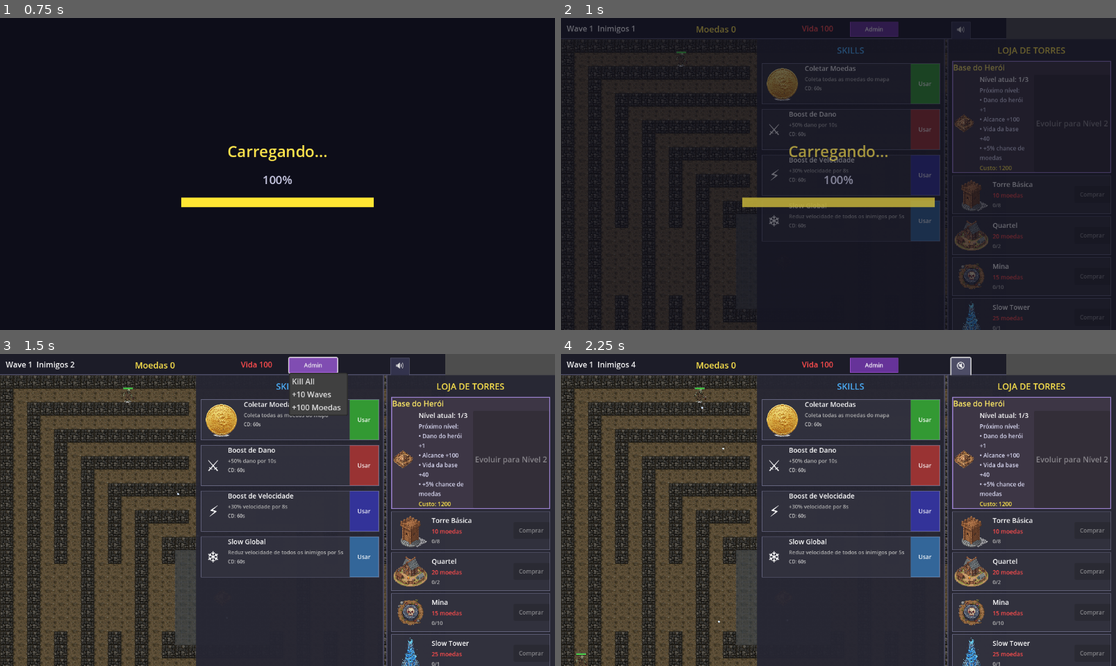
Above: before the commit, frames 1-4 (two rows, left to right).
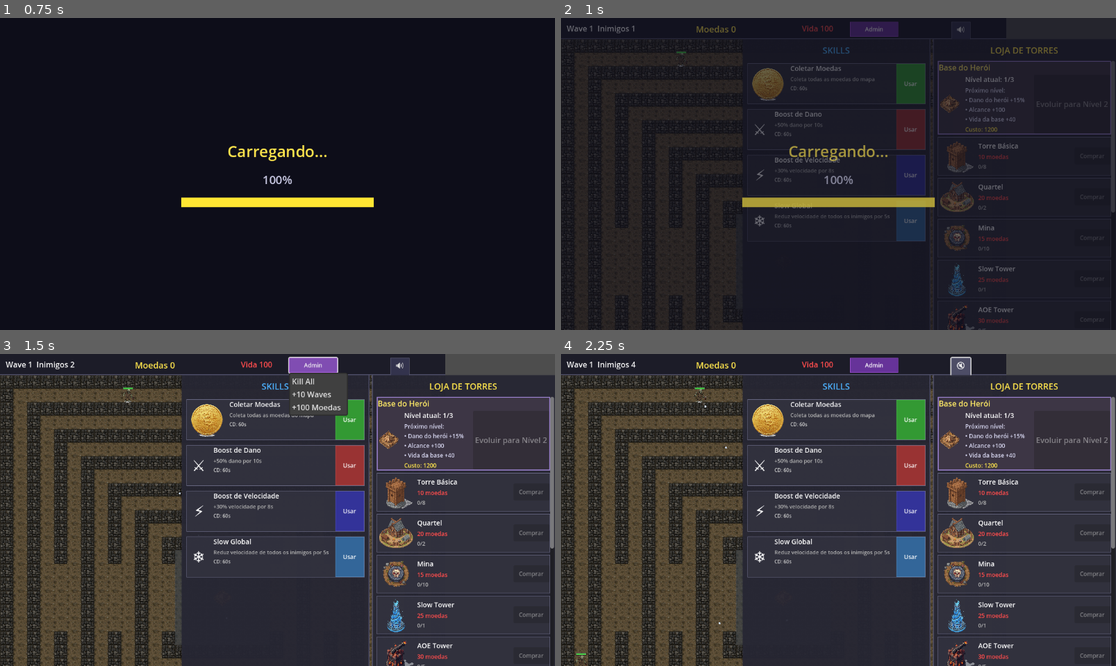
Above: after the commit, the same moments.

Repository: rubens-rangel/TD-game-project
Game: Godot game, scene res://scenes/Menu.tscn
Same seed, same stepped clock (60 frames per second), same inputs: the game is played once before the commit and once after it.
Inputs:
- Up to frame 1 (0.75 s): click "Jogar" at 0.5 s
- Up to frame 2 (1 s): no input
- Up to frame 3 (1.5 s): click "Admin" at 1.25 s
- Up to frame 4 (2.25 s): click "🔊" at 2 s

Frame 1 is identical in both runs. In frame 2, 7.3% of the frame differs, in the area x 32-100%, y 8-100%; in frame 3, 13%; in frame 4, 13%, in the area x 25-100%, y 6-100%.

Commit message:
adiciona taxa erro no tiro

Diff:
--- a/godot/scripts/Game.gd
+++ b/godot/scripts/Game.gd
@@ -9,6 +9,8 @@
 const SaveManager = preload("res://scripts/managers/SaveManager.gd")
 const AchievementManager = preload("res://scripts/managers/AchievementManager.gd")
 const PerkManager = preload("res://scripts/managers/PerkManager.gd")
+
+const HERO_ARROW_SPEED := 260.0
 
 # Managers
 var grid_manager: GridManager
@@ -203,7 +205,6 @@
 
 const HERO_HOME_MAX_LEVEL := 3
 var hero_home_level: int = 1
-var hero_home_coin_bonus: float = 0.0
 var hero_home_panel_data: Dictionary = {}
 var hero_home_upgrade_costs := {
 	2: 1200,
@@ -227,31 +228,23 @@
 		1:
 			return "Nível inicial. Proteção básica da tenda."
 		2:
-			return "• Dano do herói +1\n• Alcance +100\n• Vida da base +40\n• +5% chance de moedas"
+			return "• Dano do herói +15%\n• Alcance +100\n• Vida da base +40"
 		3:
-			return "• Dano do herói +2\n• +1 perfuração\n• Cadência -0.05s\n• Vida da base +60\n• +5% chance de moedas"
+			return "• Dano do herói +15%\n• +1 perfuração\n• Cadência -0.05s\n• Vida da base +60"
 		_:
 			return "Nível máximo alcançado"
-
-func _apply_hero_home_coin_bonus_from_scratch() -> void:
-	coin_drop_chance += hero_home_coin_bonus
-	coin_drop_chance = clamp(coin_drop_chance, 0.0, 1.0)
 
 func _apply_hero_home_upgrade_effects(level: int) -> void:
 	match level:
 		2:
-			hero["damage"] += 1
+			hero["damage"] *= 1.15
 			hero["range"] += 100
 			base_hp += 40
-			hero_home_coin_bonus += 0.05
-			coin_drop_chance = min(coin_drop_chance + 0.05, 1.0)
 		3:
-			hero["damage"] += 2
+			hero["damage"] *= 1.15
 			hero["pierce"] += 1
 			hero["fire_rate"] = max(0.1, hero["fire_rate"] - 0.05)
 			base_hp += 60
-			hero_home_coin_bonus += 0.05
-			coin_drop_chance = min(coin_drop_chance + 0.05, 1.0)
 
 
 func _try_load(path: String) -> Texture2D:
@@ -957,7 +950,11 @@
 
 	for tower_button_data in tower_buttons:
 		var tower_info = tower_button_data.tower_info
-		var current_count = tower_button_data.tower_info.array.size()
+		var array_name: String = tower_info.get("array_name", "")
+		var array_ref: Array = _get_structure_array(array_name)
+		if array_ref.is_empty() and tower_info.has("array"):
+			array_ref = tower_info.array
+		var current_count = array_ref.size()
 		var can_afford = hero["coins"] >= tower_info.cost
 		var can_buy = can_afford and current_count < tower_info.max
 
@@ -1022,6 +1019,31 @@
 		button.disabled = hero["coins"] < cost
 
 	queue_redraw()
+
+func _get_structure_array(array_name: String) -> Array:
+	match array_name:
+		"towers":
+			return towers
+		"barracks":
+			return barracks
+		"mines":
+			return mines
+		"slow_towers":
+			return slow_towers
+		"aoe_towers":
+			return aoe_towers
+		"sniper_towers":
+			return sniper_towers
+		"boost_towers":
+			return boost_towers
+		"shock_towers":
+			return shock_towers
+		"walls":
+			return walls
+		"healing_stations":
+			return healing_stations
+		_:
+			return []
 
 func _input(event: InputEvent) -> void:
 	# Pausar/despausar com ESC
@@ -2335,7 +2357,7 @@
 	if skill_damage_boost_active:
 		hero_damage *= GameConstants.SKILL_DAMAGE_BOOST_MULTIPLIER
 
-	var a = { "pos": Vector2(x,y), "vel": dir/d * 260.0, "life": 2.0, "radius": 2, "damage": hero_damage, "pierce": hero["pierce"] }
+	var a = { "pos": Vector2(x,y), "vel": dir/d * HERO_ARROW_SPEED, "life": 2.0, "radius": 2, "damage": hero_damage, "pierce": hero["pierce"] }
 	return a
 
 func _arrow_update(a: Dictionary, dt: float) -> void:
@@ -2599,34 +2621,41 @@
 	hero["cooldown"] = hero["fire_rate"]
 
 func _calculate_leading_target(enemy: Dictionary, hero_pos: Vector2) -> Vector2:
-	# Calcular posição futura do inimigo para melhorar precisão do tiro
-	var enemy_pos = enemy["pos"]
-	var distance = hero_pos.distance_to(enemy_pos)
-
-	# Velocidade da flecha
-	var arrow_speed = 260.0
-
-	# Tempo que a flecha leva para chegar na posição atual do inimigo
-	var time_to_reach = distance / arrow_speed
-
-	# Calcular direção do movimento do inimigo
-	var enemy_velocity = Vector2.ZERO
-	if enemy.has("path") and enemy.has("path_index") and enemy["path_index"] < enemy["path"].size():
-		var target_point = enemy["path"][enemy["path_index"]]
-		var dir_to_target = (target_point - enemy_pos)
-		if dir_to_target.length() > 0.1:
-			enemy_velocity = dir_to_target.normalized() * enemy.get("speed", GameConstants.ENEMY_BASE_SPEED)
-	else:
-		# Se não tem path, calcular direção para a base
-		var base_center = grid_manager.tile_center(grid_manager.center.x, grid_manager.center.y)
-		var dir_to_base = (base_center - enemy_pos)
-		if dir_to_base.length() > 0.1:
-			enemy_velocity = dir_to_base.normalized() * enemy.get("speed", GameConstants.ENEMY_BASE_SPEED)
-
-	# Calcular posição futura do inimigo
-	var predicted_pos = enemy_pos + enemy_velocity * time_to_reach * 0.8  # 0.8 é um fator de ajuste para não exagerar
-
-	return predicted_pos
+	var enemy_pos: Vector2 = enemy["pos"]
+	var enemy_velocity = _get_enemy_velocity(enemy)
+	var predicted = enemy_pos
+	for i in range(2):
+		var to_pred = predicted - hero_pos
+		var travel_time = to_pred.length() / HERO_ARROW_SPEED
+		predicted = enemy_pos + enemy_velocity * travel_time
+
+	if randf() < 0.30:
+		var miss_dir = Vector2(randf_range(-1.0, 1.0), randf_range(-1.0, 1.0))
+		if miss_dir.length() > 0.001:
+			miss_dir = miss_dir.normalized()
+			var miss_distance = GameConstants.TILE_SIZE * randf_range(0.6, 1.1)
+			predicted += miss_dir * miss_distance
+
+	return predicted
+
+func _get_enemy_velocity(enemy: Dictionary) -> Vector2:
+	var speed = enemy.get("speed", GameConstants.ENEMY_BASE_SPEED)
+	if speed <= 0.0:
+		return Vector2.ZERO
+	if enemy.has("path") and enemy.has("path_index"):
+		var idx: int = enemy["path_index"]
+		var path: Array = enemy["path"]
+		if idx < path.size():
+			var target_point = path[idx]
+			if target_point is Vector2:
+				var dir = (target_point - enemy["pos"])
+				if dir.length() > 0.01:
+					return dir.normalized() * speed
+	var base_center = grid_manager.tile_center(grid_manager.center.x, grid_manager.center.y)
+	var to_base = base_center - enemy["pos"]
+	if to_base.length() > 0.01:
+		return to_base.normalized() * speed
+	return Vector2.ZERO
 
 func _create_admin_menu(tb: Panel) -> void:
 	# Criar menu de admin apenas se isAdmin estiver ativado
@@ -4880,13 +4909,9 @@
 	# Configurar posição e tamanho do painel (lado direito da tela)
 	var screen_width = get_viewport().get_visible_rect().size.x
 	var screen_height = get_viewport().get_visible_rect().size.y
-	var panel_width = 350.0  # Aumentado para garantir espaço para o botão completo
-	# Calcular altura necessária: card do herói + 10 torres * 80px + título 45px + espaçamento
+	var panel_width = 380.0  # largura ligeiramente maior para acomodar o card do herói
 	var hero_card_height = 100
-	var total_items_height = hero_card_height + 10 * 80 + 20
-	var required_height = total_items_height + 45  # +45 para o título
-	var panel_height = max(screen_height - 44.0, required_height)  # altura mínima para caber tudo
-	# Posicionar no lado direito (skills ficará à esquerda deste painel)
+	var panel_height = screen_height - 44.0
 	tower_shop_panel.position = Vector2(screen_width - panel_width, 44.0)
 	tower_shop_panel.size = Vector2(panel_width, panel_height)
 
@@ -4912,28 +4937,35 @@
 	tower_shop_panel.add_child(title_label)
 
 	# Container para botões de torres (sem scroll - tamanho fixo para mostrar tudo)
+	var scroll = ScrollContainer.new()
+	scroll.name = "TowerScroll"
+	scroll.position = Vector2(10, 45)
+	scroll.size = Vector2(panel_width - 20, panel_height - 45)
+	scroll.horizontal_scroll_mode = ScrollContainer.SCROLL_MODE_DISABLED
+	tower_shop_panel.add_child(scroll)
+
 	var vbox = VBoxContainer.new()
 	vbox.name = "TowerButtonsContainer"
-	vbox.position = Vector2(10, 45)
-	vbox.size = Vector2(panel_width - 20, panel_height - 45)
+	vbox.size_flags_horizontal = Control.SIZE_EXPAND_FILL
+	vbox.size_flags_vertical = Control.SIZE_EXPAND_FILL
 	vbox.add_theme_constant_override("separation", 5)
-	tower_shop_panel.add_child(vbox)
+	scroll.add_child(vbox)
 
 	# Card da base/Herói
 	_create_hero_home_card(vbox, hero_card_height)
 
 	# Lista de torres com informações
 	var tower_data = [
-		{"name": "Torre Básica", "cost": GameConstants.TOWER_COST, "icon": tex_tower, "func": "_on_buy_tower", "max": GameConstants.MAX_TOWERS, "array": towers},
-		{"name": "Quartel", "cost": GameConstants.BARRACKS_COST, "icon": tex_barracks, "func": "_on_buy_barracks", "max": GameConstants.MAX_BARRACKS, "array": barracks},
-		{"name": "Mina", "cost": GameConstants.MINE_COST, "icon": tex_mine, "func": "_on_buy_mine", "max": GameConstants.MAX_MINES, "array": mines},
-		{"name": "Slow Tower", "cost": GameConstants.SLOW_TOWER_COST, "icon": tex_slow_tower, "func": "_on_buy_slow_tower", "max": GameConstants.MAX_SLOW_TOWERS, "array": slow_towers},
-		{"name": "AOE Tower", "cost": GameConstants.AOE_TOWER_COST, "icon": tex_aoe_tower, "func": "_on_buy_aoe_tower", "max": GameConstants.MAX_AOE_TOWERS, "array": aoe_towers},
-		{"name": "Sniper Tower", "cost": GameConstants.SNIPER_TOWER_COST, "icon": tex_sniper_tower, "func": "_on_buy_sniper_tower", "max": GameConstants.MAX_SNIPER_TOWERS, "array": sniper_towers},
-		{"name": "Boost Tower", "cost": GameConstants.BOOST_TOWER_COST, "icon": tex_boost_tower, "func": "_on_buy_boost_tower", "max": GameConstants.MAX_BOOST_TOWERS, "array": boost_towers},
-		{"name": "Shock Tower", "cost": GameConstants.SHOCK_TOWER_COST, "icon": tex_shock_tower, "func": "_on_buy_shock_tower", "max": GameConstants.MAX_SHOCK_TOWERS, "array": shock_towers},
-		{"name": "Muralha", "cost": GameConstants.WALL_COST, "icon": tex_wall_structure, "func": "_on_buy_wall", "max": GameConstants.MAX_WALLS, "array": walls},
-		{"name": "Estação de Cura", "cost": GameConstants.HEALING_STATION_COST, "icon": tex_healing_station, "func": "_on_buy_healing_station", "max": GameConstants.MAX_HEALING_STATIONS, "array": healing_stations},
+		{"name": "Torre Básica", "cost": GameConstants.TOWER_COST, "icon": tex_tower, "func": "_on_buy_tower", "max": GameConstants.MAX_TOWERS, "array_name": "towers"},
+		{"name": "Quartel", "cost": GameConstants.BARRACKS_COST, "icon": tex_barracks, "func": "_on_buy_barracks", "max": GameConstants.MAX_BARRACKS, "array_name": "barracks"},
+		{"name": "Mina", "cost": GameConstants.MINE_COST, "icon": tex_mine, "func": "_on_buy_mine", "max": GameConstants.MAX_MINES, "array_name": "mines"},
+		{"name": "Slow Tower", "cost": GameConstants.SLOW_TOWER_COST, "icon": tex_slow_tower, "func": "_on_buy_slow_tower", "max": GameConstants.MAX_SLOW_TOWERS, "array_name": "slow_towers"},
+		{"name": "AOE Tower", "cost": GameConstants.AOE_TOWER_COST, "icon": tex_aoe_tower, "func": "_on_buy_aoe_tower", "max": GameConstants.MAX_AOE_TOWERS, "array_name": "aoe_towers"},
+		{"name": "Sniper Tower", "cost": GameConstants.SNIPER_TOWER_COST, "icon": tex_sniper_tower, "func": "_on_buy_sniper_tower", "max": GameConstants.MAX_SNIPER_TOWERS, "array_name": "sniper_towers"},
+		{"name": "Boost Tower", "cost": GameConstants.BOOST_TOWER_COST, "icon": tex_boost_tower, "func": "_on_buy_boost_tower", "max": GameConstants.MAX_BOOST_TOWERS, "array_name": "boost_towers"},
+		{"name": "Shock Tower", "cost": GameConstants.SHOCK_TOWER_COST, "icon": tex_shock_tower, "func": "_on_buy_shock_tower", "max": GameConstants.MAX_SHOCK_TOWERS, "array_name": "shock_towers"},
+		{"name": "Muralha", "cost": GameConstants.WALL_COST, "icon": tex_wall_structure, "func": "_on_buy_wall", "max": GameConstants.MAX_WALLS, "array_name": "walls"},
+		{"name": "Estação de Cura", "cost": GameConstants.HEALING_STATION_COST, "icon": tex_healing_station, "func": "_on_buy_healing_station", "max": GameConstants.MAX_HEALING_STATIONS, "array_name": "healing_stations"},
 	]
 
 	# Criar botões para cada torre
@@ -5969,7 +6001,6 @@
 		coin_drop_chance += effects["coin_drop_chance"]
 		# Limitar a 100% (embora não deva chegar lá)
 		coin_drop_chance = min(coin_drop_chance, 1.0)
-	_apply_hero_home_coin_bonus_from_scratch()
 
 	# Outros efeitos serão aplicados durante o jogo conforme necessário
 	# (coin_value, tower_cost_reduction, etc.)
--- a/godot/scripts/managers/SaveManager.gd
+++ b/godot/scripts/managers/SaveManager.gd
@@ -39,8 +39,7 @@
 		"levels": game_instance.hero["levels"].duplicate()
 	}
 	save_data["hero_home"] = {
-		"level": game_instance.hero_home_level,
-		"coin_bonus": game_instance.hero_home_coin_bonus
+		"level": game_instance.hero_home_level
 	}
 
 	# Torres
@@ -199,8 +198,6 @@
 	game_instance.hero["levels"] = hero_data.get("levels", {"DMG": 0, "FIRERATE": 0, "PIERCE": 0})
 	var hero_home_data = save_data.get("hero_home", {})
 	game_instance.hero_home_level = hero_home_data.get("level", 1)
-	game_instance.hero_home_coin_bonus = hero_home_data.get("coin_bonus", 0.0)
-	game_instance._apply_hero_home_coin_bonus_from_scratch()
 
 	# Limpar estruturas existentes
 	game_instance.towers.clear()
